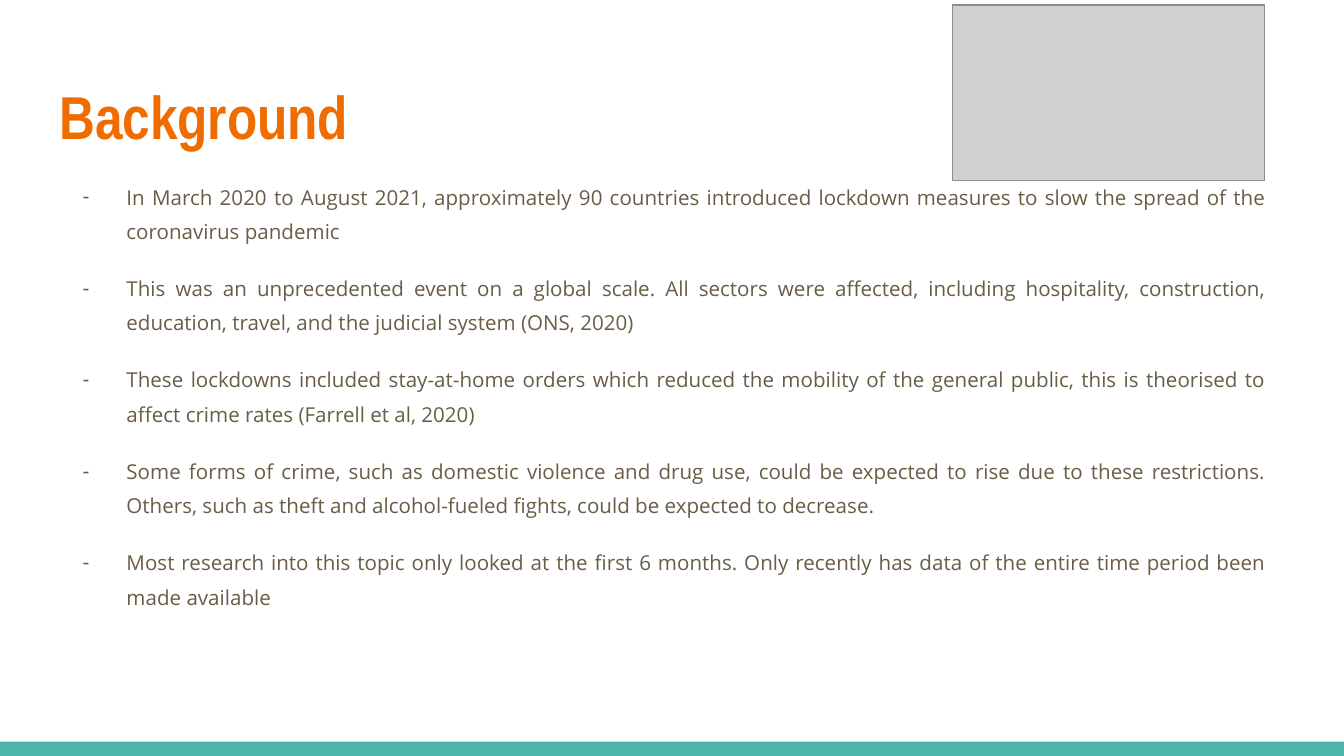
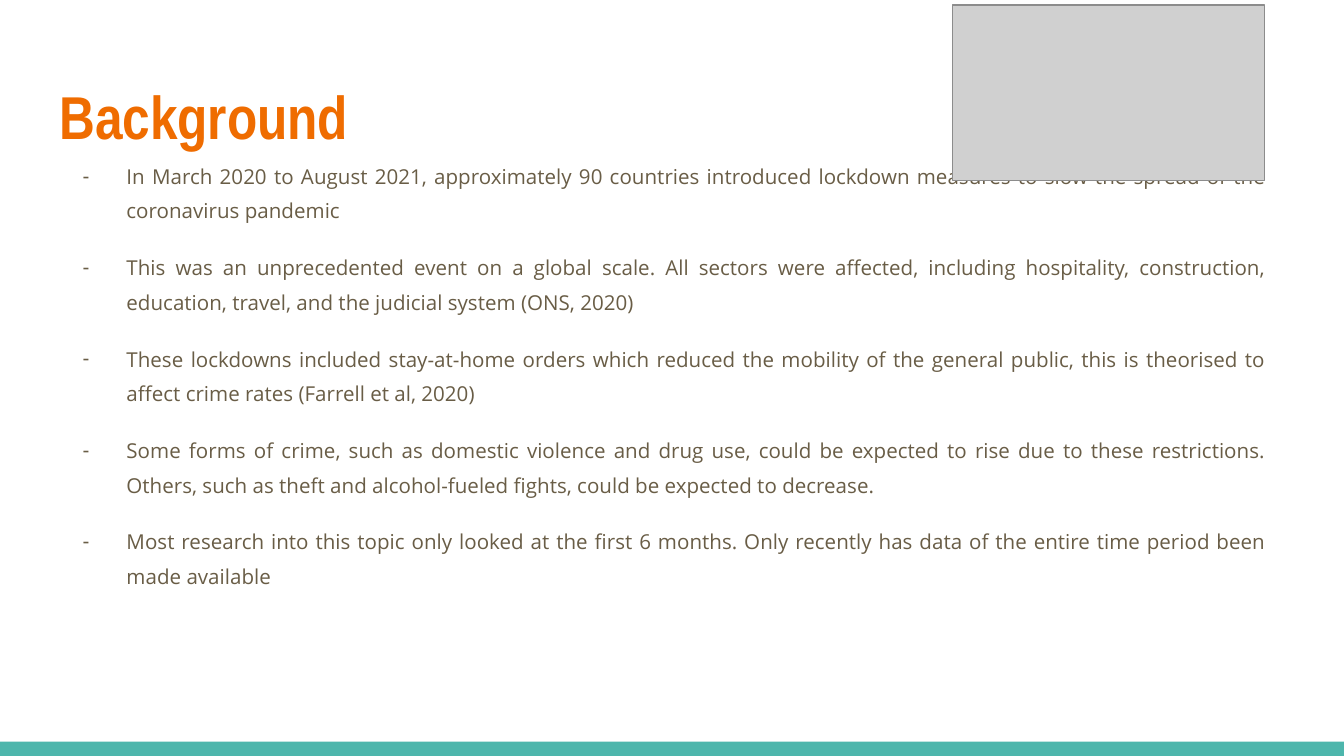
Before and after one commit to elliot-linsey/QMUL, a slide deck: slide 4 of EOY Project/Presentation.pptx. Drawn at 1344x756 pixels with LibreOffice and Linux fonts; fonts in the diff are those of the drawing; grey boxes stand for pictures. Boxes give left, top, right and bottom in pixels: in the first picture for what was removed or moved away, otherwise in the second. Text is boxed around its words. In the diff, an @@ line names an element or a change of style, - is before the commit and + after.

```diff
--- a/EOY Project/Presentation.pptx
+++ b/EOY Project/Presentation.pptx
@@ text "In March 2020 to August ..." rewrapped from <box>126,189,1265,605</box> to <box>126,164,1265,584</box> @@
```
Also in this commit, not shown: 4 other slides changed, 1 slide added, 25 other files.
